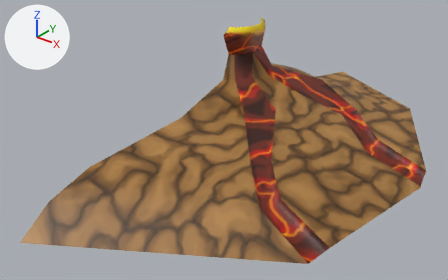
Before and after pictures for a commit that changed the FBX model Ultimate Dino Death Duel/Assets/Resources/Models/Assets/Volcano.fbx.
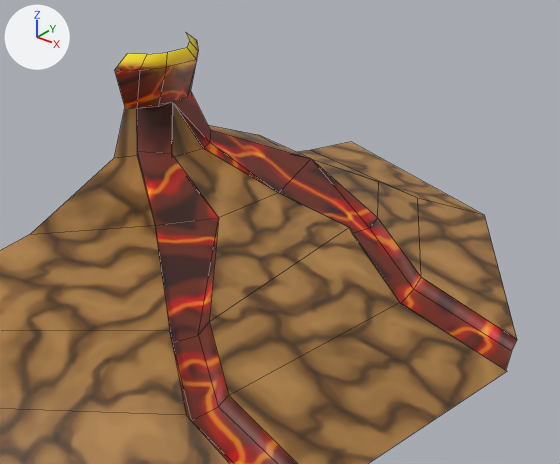
Each version is shown whole from a camera (50 mm lens) standing at (3.11, -4.17, 2.02) and looking at (0.4, -0.78, -0.08), then close up on the part from 37% to 100% of the width and 0% to 84% of the height. Lighting does not change. The marker at upper left points along +X, +Y and +Z. The close-ups show mesh edges as thin lines. Where no turn or scale is listed for an object, it has been applied to the vertices.
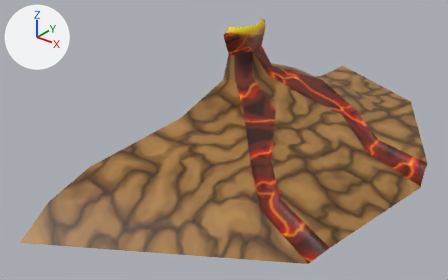
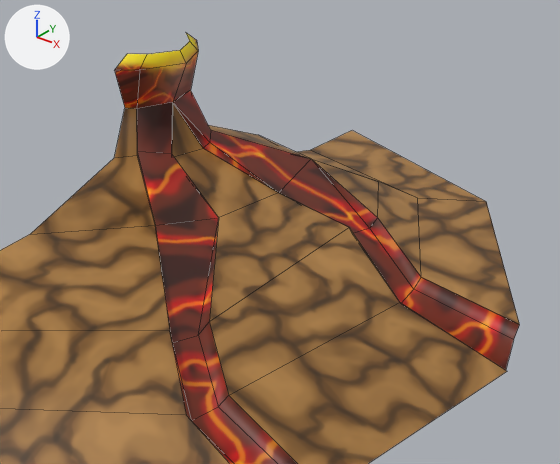
Edits to the bpy script that builds the scene:
```text
Change me_mesh:
    used by ob_polysurface5; location = (0.0, 0.0, 0.099)
    remove me_mesh.from_pydata(...)  # 18 vertices, 10 faces; spans x 0.0..0.184, y -0.299..0.301, z 0.293..0.523
    add me_mesh.from_pydata(...)  # 15 vertices, 8 faces; spans x 0.0..0.176, y -0.299..0.301, z 0.293..0.523
    me_mesh part 2
    6 vertices are removed from x 0.113..0.184, y -0.131..0.045, z 0.293..0.523
    6 faces are deleted
    3 vertices are added at (0.176, -0.025, 0.469), (0.151, -0.034, 0.523), (0.123, -0.043, 0.293)
    4 new faces join them
Change me_mesh_001:
    where me_mesh_001.from_pydata(...)  # 38 vertices, 18 faces; spans x 0.0..1.77, y -2.39..1.86, z -0.34..0.39
    used by ob_polysurface2; location = (0.0, 0.0, 0.0)
    me_mesh_001 part 3
    me_mesh_001.vertices[21].co: (1.72, 0.04, -0.26) -> (1.72, 0.04, -0.19)  # pixel (517, 339) -> pixel (519, 324)
    me_mesh_001.vertices[27].co: (1.11, 1.14, -0.26) -> (1.11, 1.14, -0.19)  # pixel (484, 215) -> pixel (486, 201)
    me_mesh_001.vertices[30].co: (0.0, 1.86, -0.34) -> (0.0, 1.86, -0.27)  # pixel (351, 141) -> pixel (352, 130)
Change me_mesh_002:
    where me_mesh_002.from_pydata(...)  # 39 vertices, 30 faces; spans x 0.06..1.77, y -1.41..0.55, z -0.36..0.39
    used by ob_polysurface4; location = (0.0, 0.0, 0.0)
    me_mesh_002 part 1
    me_mesh_002.vertices[20].co: (1.71, 0.03, -0.31) -> (1.71, 0.03, -0.26)  # pixel (511, 351) -> pixel (513, 339)
    me_mesh_002.vertices[31].co: (1.72, 0.04, -0.26) -> (1.72, 0.04, -0.19)  # pixel (517, 339) -> pixel (519, 324)
```

What differs and where, as boxes [x1, y1, x2, y2] in the close-ups (560 x 464 px; the box of a moved part takes in the faces that stretch with it):
'polySurface2', reshaped: before [0, 104, 517, 464]; after [0, 104, 520, 464]
'polySurface4', reshaped: before [137, 90, 517, 464]; after [137, 90, 519, 464]
part 1 of me_mesh_002, moved or reshaped: before [402, 277, 517, 370]; after [402, 277, 519, 370]
part 2 of me_mesh, moved or reshaped: before [137, 42, 198, 109]; after [137, 41, 198, 108]
part 3 of me_mesh_001, moved or reshaped: before [311, 142, 517, 339]; after [311, 131, 520, 325]
